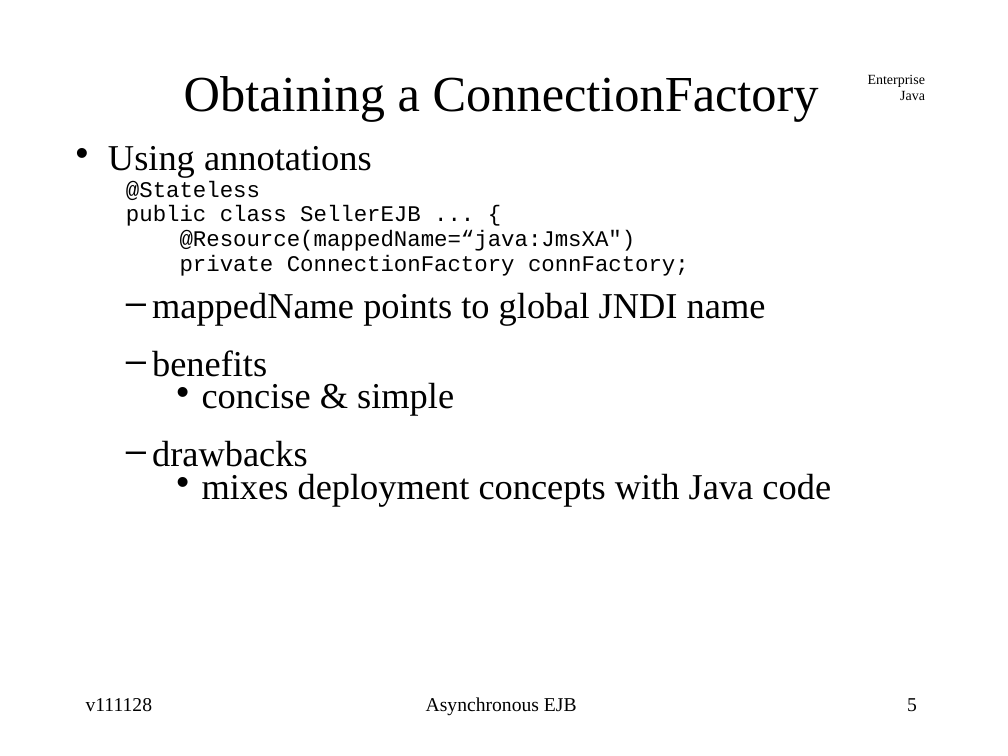
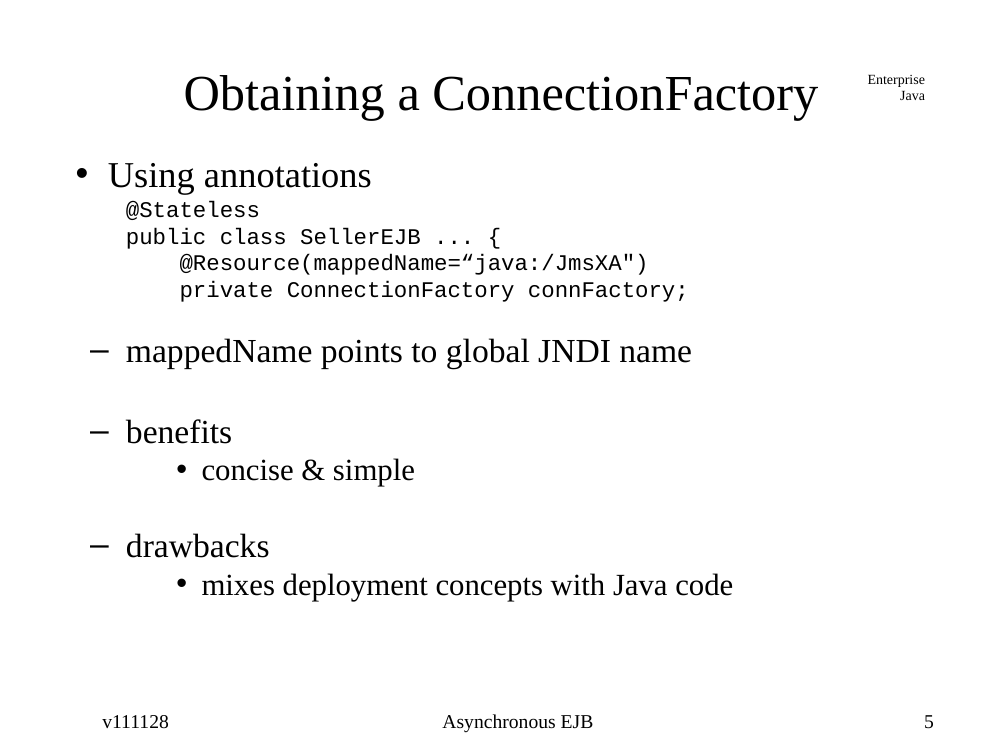
Before and after one commit to jcstaff/ejava-javaee, a slide deck: slide 5 of asyncEJB/src/site/resources/lectures/asyncEJB.ppt. Drawn at 1008x756 pixels with LibreOffice and Linux fonts; fonts in the diff are those of the drawing. Boxes give left, top, right and bottom in pixels: in the first picture for what was removed or moved away, otherwise in the second. Text is boxed around its words. In the diff, an @@ line names an element or a change of style, - is before the commit and + after.

Commit message:
added Async methods and updated EJB Timers

```diff
--- a/asyncEJB/src/site/resources/lectures/asyncEJB.ppt
+++ b/asyncEJB/src/site/resources/lectures/asyncEJB.ppt
@@ title "Obtaining a ConnectionFactory" at (184, 75, 818, 121): line spacing 0.1 to 0.09 @@
@@ text at (108, 163, 733, 601): size 26 to 24 pt in "mappedName points to global JNDI name", "benefits", "drawbacks"; size 26 to 22 pt in "concise & simple", "mixes deployment concepts with Java code"; line spacing 0.55 to 1; less space between paragraphs; indent changed; line spacing 0.56 to 1 @@
@@ text at (180, 254, 649, 275): text changed @@
-  @Resource(mappedName=“java:JmsXA")
+  @Resource(mappedName=“java:/JmsXA")
@@ text "Asynchronous EJB" at (372, 714, 631, 730): size 14 to 24 pt, text colour #000000 to #FFFFFF @@
@@ text added at (86, 715, 204, 729), 24 pt, text #FFFFFF @@
+v121202
@@ text "v111128": place and size @@
-text "v111128" at (86, 698, 153, 712)
+text "v111128" at (102, 715, 169, 729)
@@ text added at (442, 714, 594, 733), 14 pt, text #000000 @@
+Asynchronous EJB
@@ page number: place and size @@
-page number at (907, 698, 917, 712)
+page number at (924, 715, 934, 729)
```
Also in this commit, not shown: 23 other slides changed, 12 slides added.
